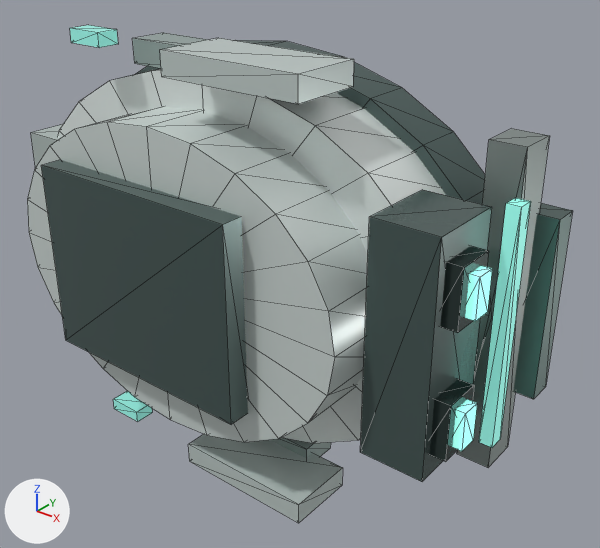
An edit to the glTF model assets/models/robots/ro1/chassis.glb, drawn before and after from the same camera.
Before and after are seen from a 50 mm lens placed at (0.725, -0.8, 0.471), pointed at (0.094, -0.011, -0.018). Lighting does not change. The marker at lower left points along +X, +Y and +Z. The picture after the commit comes second. Mesh edges are drawn as thin lines.

The first picture shows 'eye_bezel_left', 'eye_bezel_right', 'eye_left', 'eye_right', 'face_panel', 'front_accent', 'front_bumper', 'front_chin', 'lower_hull', 'lower_skirt', 'service_latch_left', 'service_latch_right', 'shoulder_left', 'shoulder_right', 'top_deck', 'upper_hull' and 3 more.
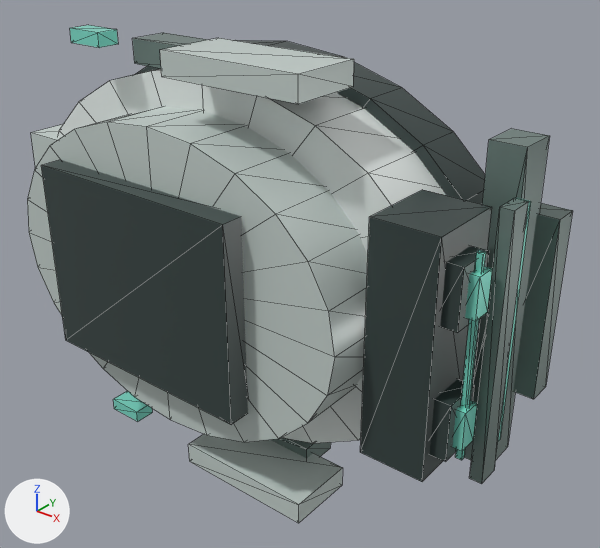
Pixel boxes (x1, y1, x2, y2) of what changed, in the pictures (600 x 548 px):
'front_bumper', recoloured: (464, 129, 550, 460) in both
'ro1_front_skid', added: after (470, 198, 529, 484)
'front_accent', recoloured: (498, 198, 531, 441) in both
'ro1_front_pinstripe', added (cyan): after (455, 250, 486, 460)
'eye_left', recoloured (darker): (465, 267, 492, 321) in both
'eye_right', recoloured (darker): (452, 400, 477, 451) in both
'service_latch_left', recoloured: (70, 25, 118, 48) in both
'service_latch_right', recoloured: (113, 391, 152, 422) in both

What changed in the scene script:
```text
Change me_upper_hull:
    where me_upper_hull.from_pydata(...)  # 50 vertices, 96 faces; spans x -0.275..0.275, y -0.052..0.052, z -0.205..0.205
    remove me_upper_hull.materials.append(mat_upper_hull_material)  # white #dde7e4
    add me_upper_hull.materials.append(mat_ro1_shell)  # light grey #cbd7d3
Change me_top_deck:
    where me_top_deck.from_pydata(...)  # 8 vertices, 12 faces; spans x -0.16..0.16, y -0.018..0.018, z -0.13..0.13
    remove me_top_deck.materials.append(mat_top_deck_material)  # greyish cyan #556765
    add me_top_deck.materials.append(mat_ro1_graphite)  # dark grey #354240
Change me_front_bumper:
    where me_front_bumper.from_pydata(...)  # 8 vertices, 12 faces; spans x -0.023..0.023, y -0.027..0.027, z -0.21..0.21
    remove me_front_bumper.materials.append(mat_front_bumper_material)  # grey #9aa5a2
    add me_front_bumper.materials.append(mat_ro1_slate)  # grey #738681
Change me_front_accent:
    where me_front_accent.from_pydata(...)  # 8 vertices, 12 faces; spans x -0.009..0.009, y -0.011..0.011, z -0.155..0.155
    remove me_front_accent.materials.append(mat_front_accent_material)  # cyan #98f1e4, glowing cyan #69a99f
    add me_front_accent.materials.append(mat_ro1_mint)  # cyan #89efda
Change me_eye_left:
    where me_eye_left.from_pydata(...)  # 8 vertices, 12 faces; spans x -0.009..0.009, y -0.013..0.013, z -0.025..0.025
    remove me_eye_left.materials.append(mat_eye_left_material)  # cyan #98f1e4, glowing cyan #91e6d9
    add me_eye_left.materials.append(mat_ro1_mint)  # cyan #89efda
Change me_eye_right:
    where me_eye_right.from_pydata(...)  # 8 vertices, 12 faces; spans x -0.009..0.009, y -0.013..0.013, z -0.025..0.025
    remove me_eye_right.materials.append(mat_eye_right_material)  # cyan #98f1e4, glowing cyan #91e6d9
    add me_eye_right.materials.append(mat_ro1_mint)  # cyan #89efda
Change me_service_latch_left:
    where me_service_latch_left.from_pydata(...)  # 8 vertices, 12 faces; spans x -0.0275..0.0275, y -0.015..0.015, z -0.009..0.009
    remove me_service_latch_left.materials.append(mat_service_latch_left_material)  # cyan #98f1e4, glowing dark cyan #4a7a73
    add me_service_latch_left.materials.append(mat_ro1_mint)  # cyan #89efda
Change me_service_latch_right:
    where me_service_latch_right.from_pydata(...)  # 8 vertices, 12 faces; spans x -0.0275..0.0275, y -0.015..0.015, z -0.009..0.009
    remove me_service_latch_right.materials.append(mat_service_latch_right_material)  # cyan #98f1e4, glowing dark cyan #4a7a73
    add me_service_latch_right.materials.append(mat_ro1_mint)  # cyan #89efda
Add ob_ro1_front_skid:
    ob_ro1_front_skid = bpy.data.objects.new('ro1_front_skid', me_cube)  # a box spanning x -0.008..0.008, y -0.016..0.016, z -0.17..0.17; in mat_ro1_slate (grey #738681)
    ob_ro1_front_skid.location = (0.404, -0.055, 0.0)
Add ob_ro1_front_pinstripe:
    ob_ro1_front_pinstripe = bpy.data.objects.new('ro1_front_pinstripe', me_cube_001)  # a box spanning x -0.004..0.004, y -0.003..0.003, z -0.128..0.128; in mat_ro1_mint (cyan #89efda)
    ob_ro1_front_pinstripe.location = (0.392, -0.094, 0.0)
```
